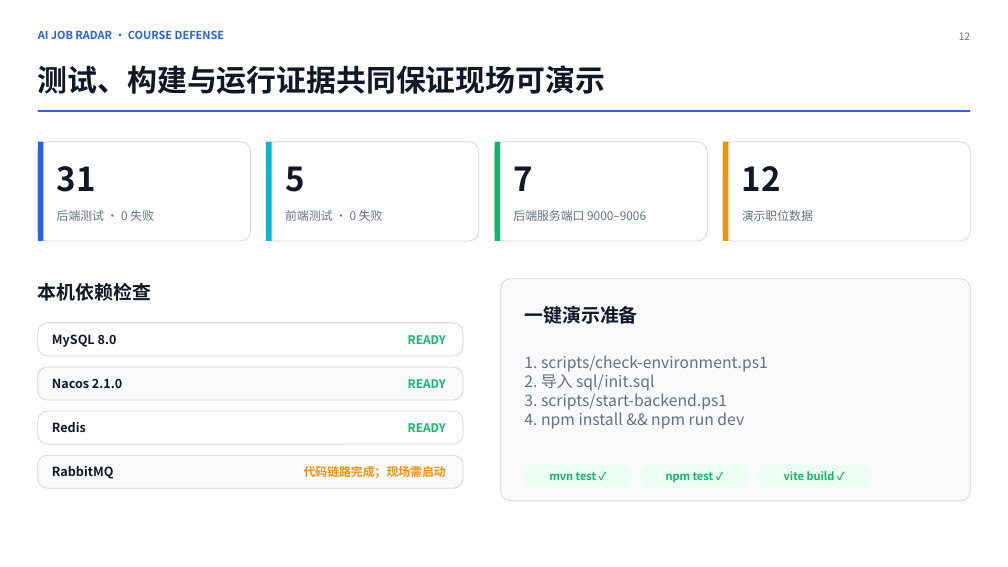
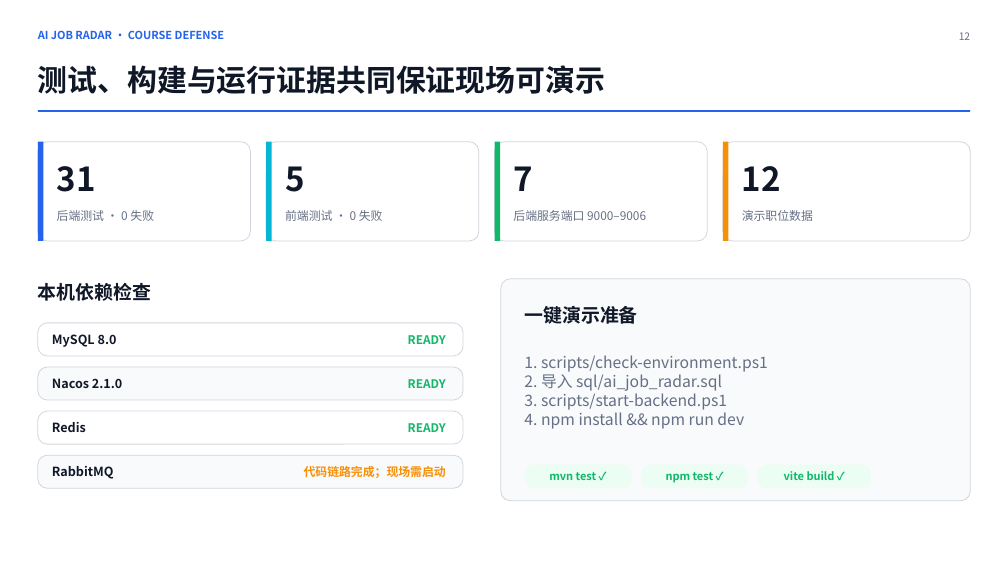
Before and after one commit to wda131/ai-job-radar-course, a slide deck: slide 12 of docs/AI求职雷达课程项目答辩.pptx. Drawn at 1008x567 pixels with LibreOffice and Linux fonts; fonts in the diff are those of the drawing. Boxes give left, top, right and bottom in pixels: in the first picture for what was removed or moved away, otherwise in the second. Text is boxed around its words. In the diff, an @@ line names an element or a change of style, - is before the commit and + after.

```diff
--- a/docs/AI求职雷达课程项目答辩.pptx
+++ b/docs/AI求职雷达课程项目答辩.pptx
@@ text at [524,371,722,391]: text changed @@
-2. 导入 sql/init.sql
+2. 导入 sql/ai_job_radar.sql
```
Also in this commit, not shown: 1 other file.
